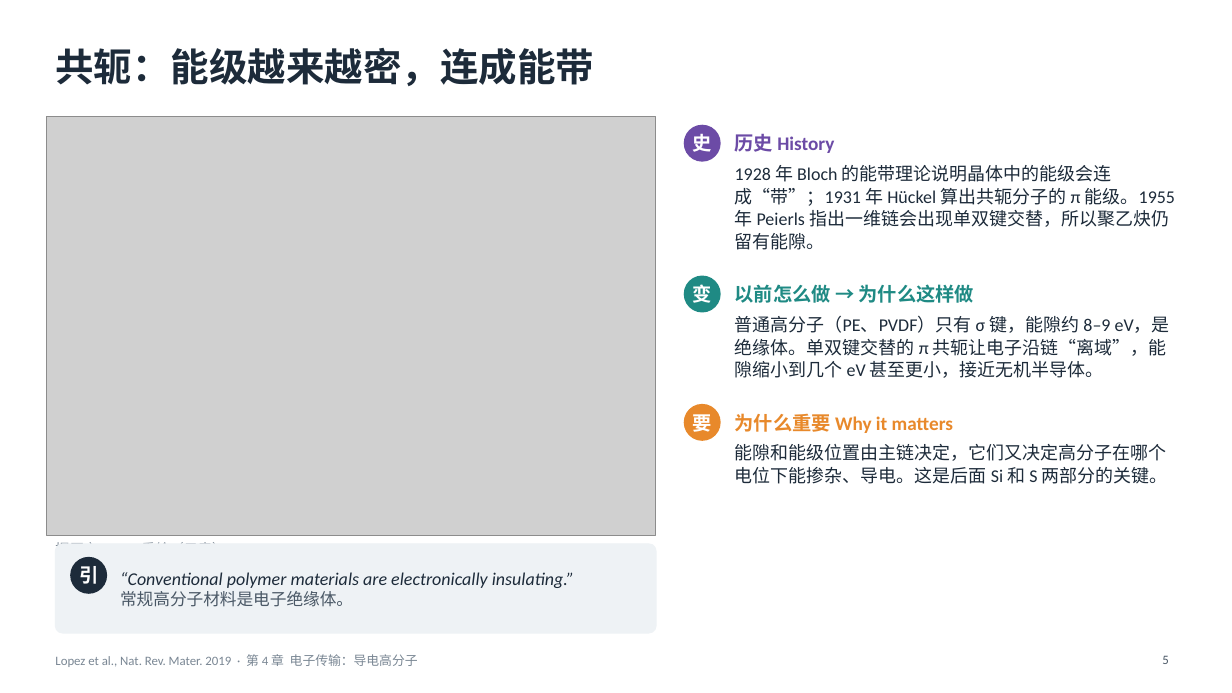
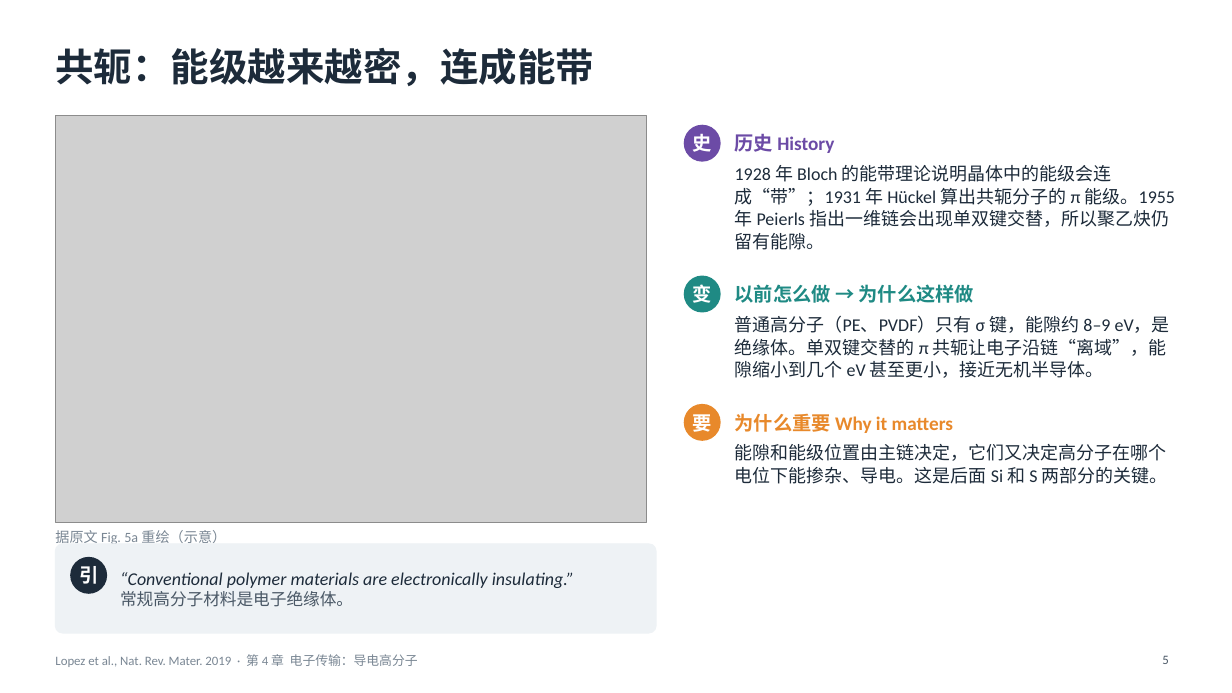
Before and after one commit to zhaoyuw44-lang/Trash, a slide deck: slide 5 of slides/decks/lopez2019/lopez2019_ch4.pptx. Drawn at 1232x693 pixels with LibreOffice and Linux fonts; fonts in the diff are those of the drawing; grey boxes stand for pictures. Boxes give left, top, right and bottom in pixels: in the first picture for what was removed or moved away, otherwise in the second. Text is boxed around its words. In the diff, an @@ line names an element or a change of style, - is before the commit and + after.

```diff
--- a/slides/decks/lopez2019/lopez2019_ch4.pptx
+++ b/slides/decks/lopez2019/lopez2019_ch4.pptx
@@ picture: place and size @@
-picture at (46,116,656,536)
+picture at (55,116,647,522)
@@ text "据原文 Fig. 5a 重绘（示意）": place and size @@
-text "据原文 Fig. 5a 重绘（示意）" at (55,542,226,558)
+text "据原文 Fig. 5a 重绘（示意）" at (55,530,226,543)
```
Also in this commit, not shown: 2 other slides changed, 5 other files.
